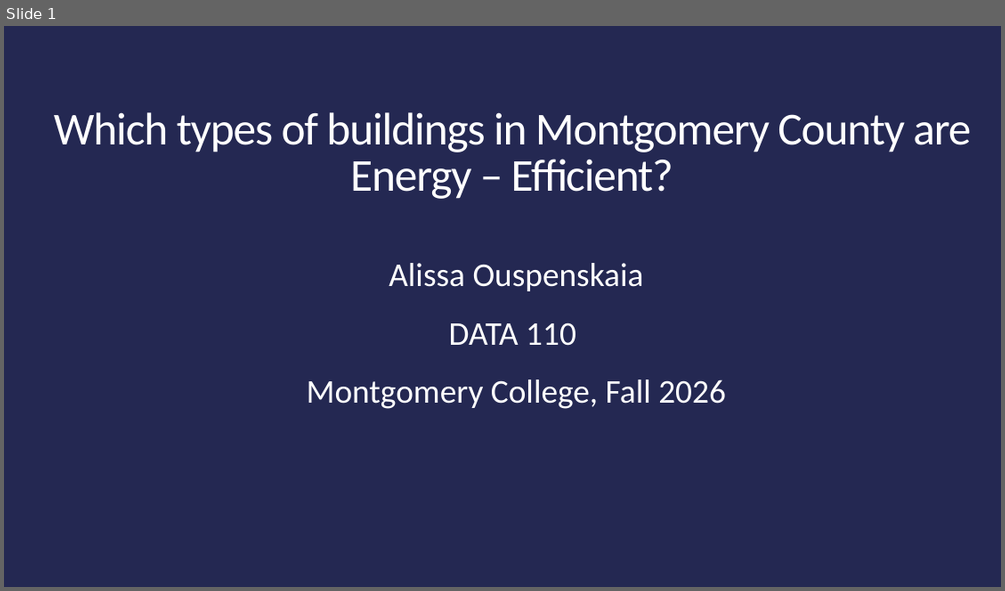
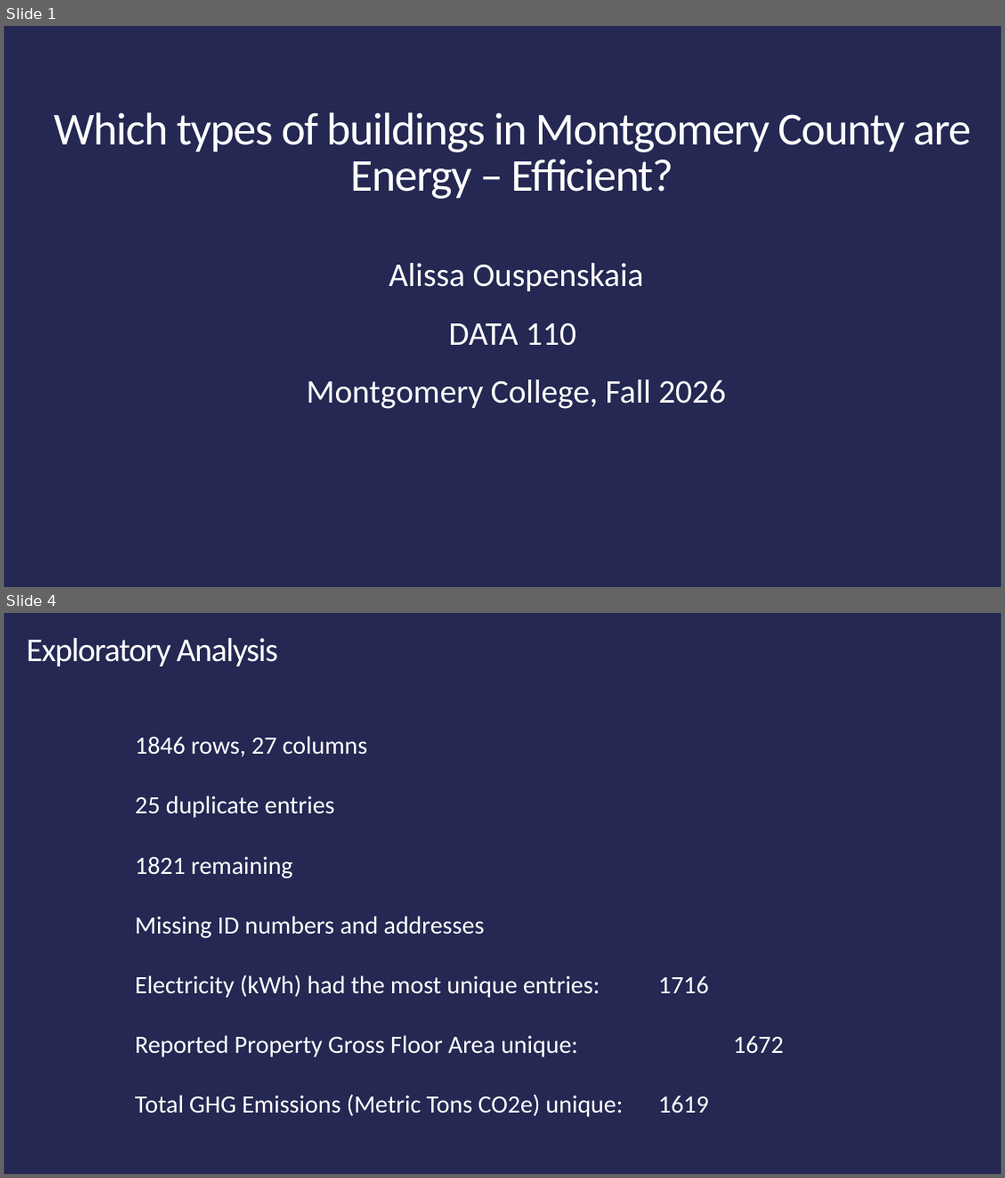
Before and after one commit to Alissa-Ouspen/data110_alissa, a slide deck: project1/Proj1_Present_Energy_Ouspenskaia.pptx. Shown one above the other, each under a label of ours: slide 1 before the commit, slides 1 and 4 after it; the slides between them are not shown. The pictures are 1005x591 and 1005x1178 pixels, drawn with LibreOffice and Linux fonts; fonts in the diff are those of the drawing. Boxes give left, top, right and bottom in pixels: in the first picture for what was removed or moved away, otherwise in the second. Text is boxed around its words. In the diff, an @@ line names an element or a change of style, - is before the commit and + after.

```diff
--- a/project1/Proj1_Present_Energy_Ouspenskaia.pptx
+++ b/project1/Proj1_Present_Energy_Ouspenskaia.pptx
@@ slide 4 added at box(4, 613, 1001, 1174), background #242852 @@
@@ title added at box(26, 638, 278, 666), 32 pt, text #FFFFFF @@
+Exploratory Analysis
@@ text added at box(135, 736, 709, 1117), 24 pt, text #FFFFFF @@
+1846 rows, 27 columns
+25 duplicate entries
+1821 remaining
+Missing ID numbers and addresses
+Electricity (kWh) had the most unique entries: 1716
+Reported Property Gross Floor Area unique: 1672
+Total GHG Emissions (Metric Tons CO2e) unique: 1619
```
Also in this commit, not shown: 2 slides changed, 8 other slides added, 10 other files.
